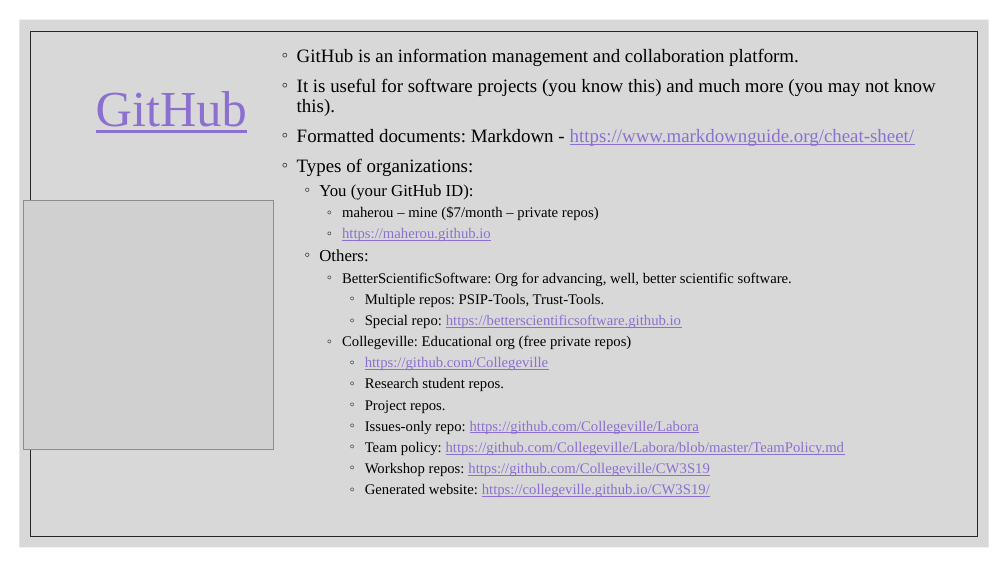
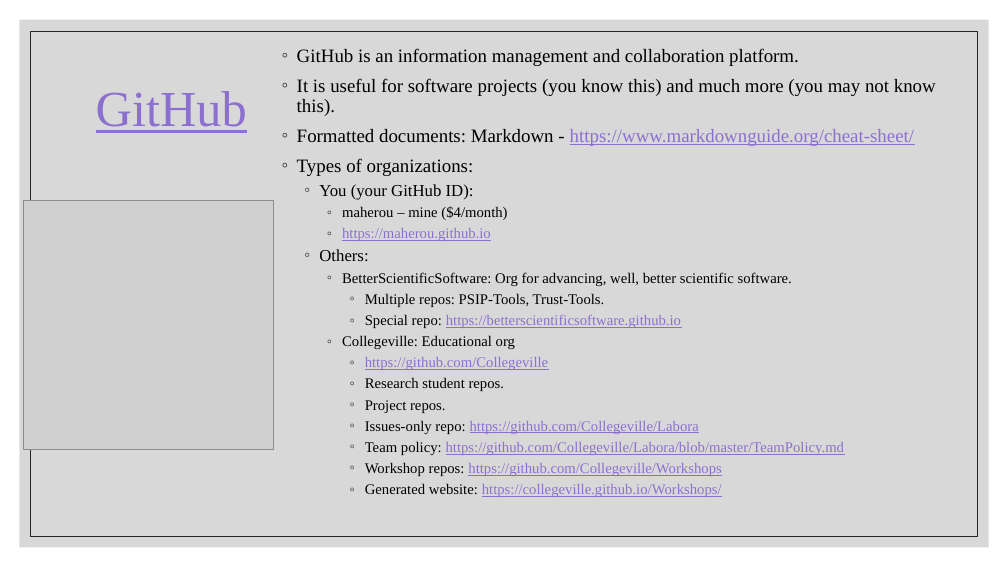
Before and after one commit to maherou/Teaching, a slide deck: slide 16 of files/CS373/BetterYou.pptx. Drawn at 1008x567 pixels with LibreOffice and Linux fonts; fonts in the diff are those of the drawing; grey boxes stand for pictures. Boxes give left, top, right and bottom in pixels: in the first picture for what was removed or moved away, otherwise in the second. Text is boxed around its words. In the diff, an @@ line names an element or a change of style, - is before the commit and + after.

```diff
--- a/files/CS373/BetterYou.pptx
+++ b/files/CS373/BetterYou.pptx
@@ text at bbox=[342, 206, 507, 220]: text changed @@
-    ◦ maherou – mine ($7/month – private repos)
+    ◦ maherou – mine ($4/month)
@@ text at bbox=[342, 335, 515, 349]: text changed @@
-    ◦ Collegeville: Educational org (free private repos)
+    ◦ Collegeville: Educational org
@@ text at bbox=[365, 462, 722, 497]: text changed @@
-      ◦ Workshop repos: https://github.com/Collegeville/CW3S19
-      ◦ Generated website: https://collegeville.github.io/CW3S19/
+      ◦ Workshop repos: https://github.com/Collegeville/Workshops
+      ◦ Generated website: https://collegeville.github.io/Workshops/
```
Also in this commit, not shown: 3 other slides changed, 2 slides added, 3 other files.
